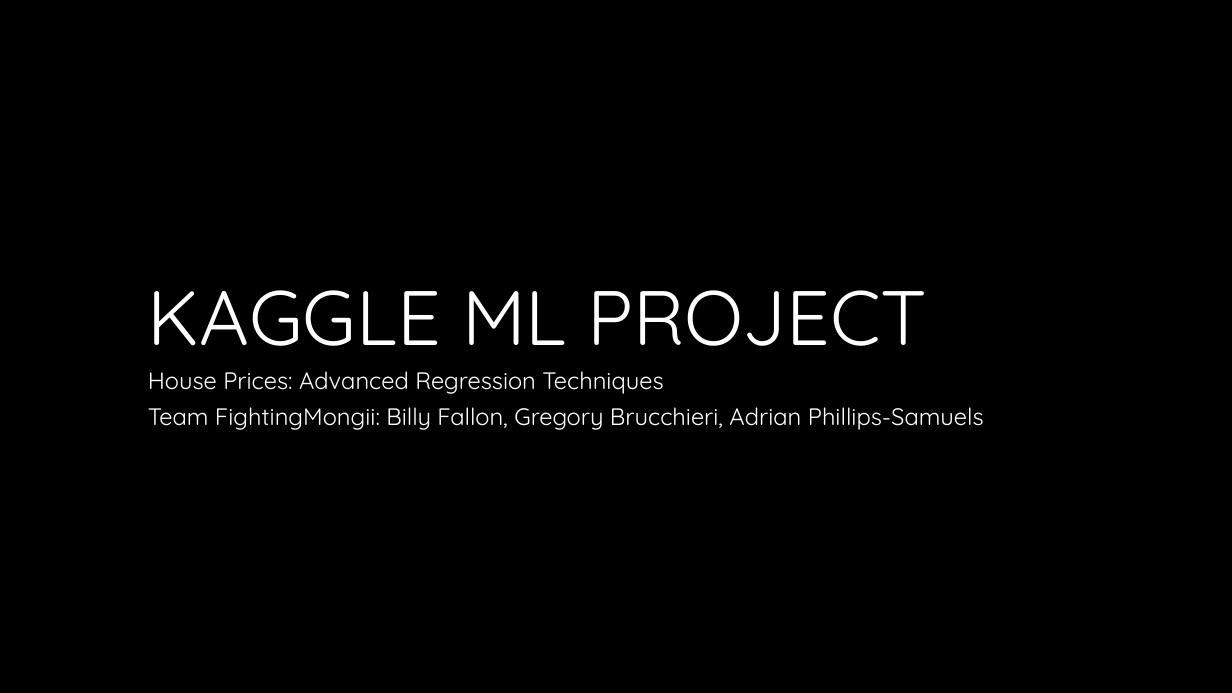
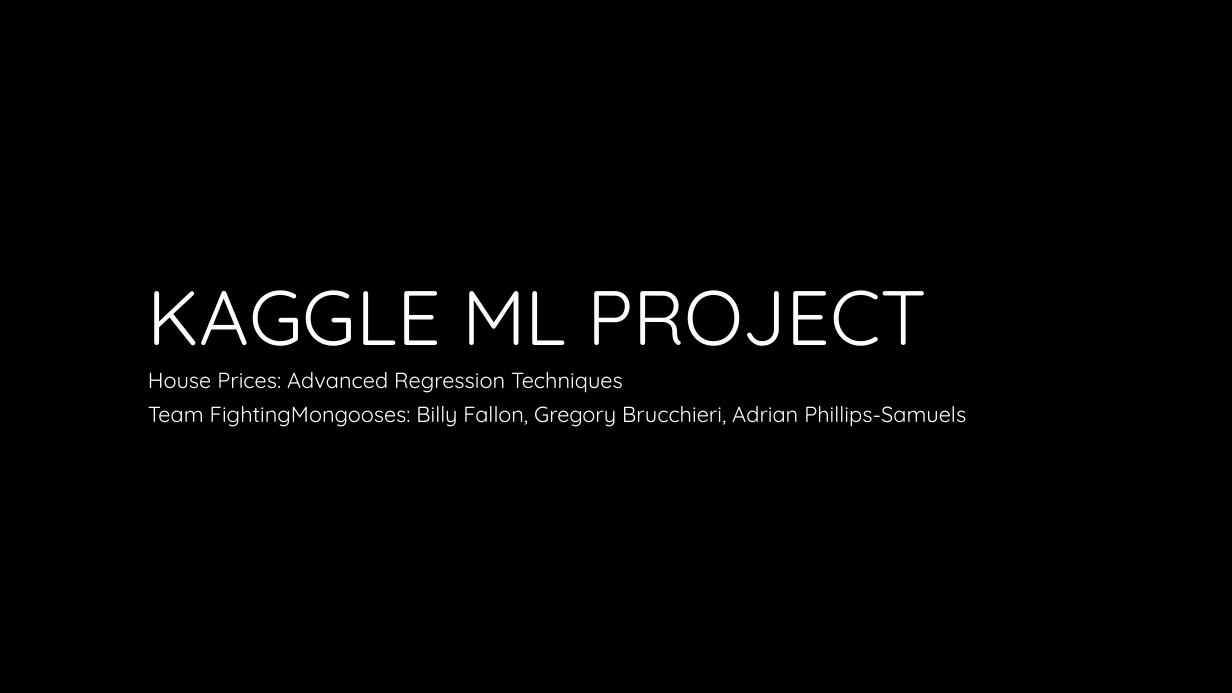
Before and after one commit to gregmb/FightingMongoosesML, a slide deck: slide 1 of MLPresentationFightingMongooses.pptx. Drawn at 1232x693 pixels with LibreOffice and Linux fonts; fonts in the diff are those of the drawing; background and template pictures are left out. Boxes give left, top, right and bottom in pixels: in the first picture for what was removed or moved away, otherwise in the second. Text is boxed around its words. In the diff, an @@ line names an element or a change of style, - is before the commit and + after.

```diff
--- a/MLPresentationFightingMongooses.pptx
+++ b/MLPresentationFightingMongooses.pptx
@@ subtitle at [148, 372, 623, 393]: size 18.5 to 17 pt in "House Prices: Advanced Regression Techniques" @@
@@ subtitle at [148, 406, 966, 427]: text changed; size 18.5 to 17 pt @@
-Team FightingMongii: Billy Fallon, Gregory Brucchieri, Adrian Phillips-Samuels
+Team FightingMongooses: Billy Fallon, Gregory Brucchieri, Adrian Phillips-Samuels
```
Also in this commit, not shown: 8 other slides changed, 2 slides added, 2 slides removed.
